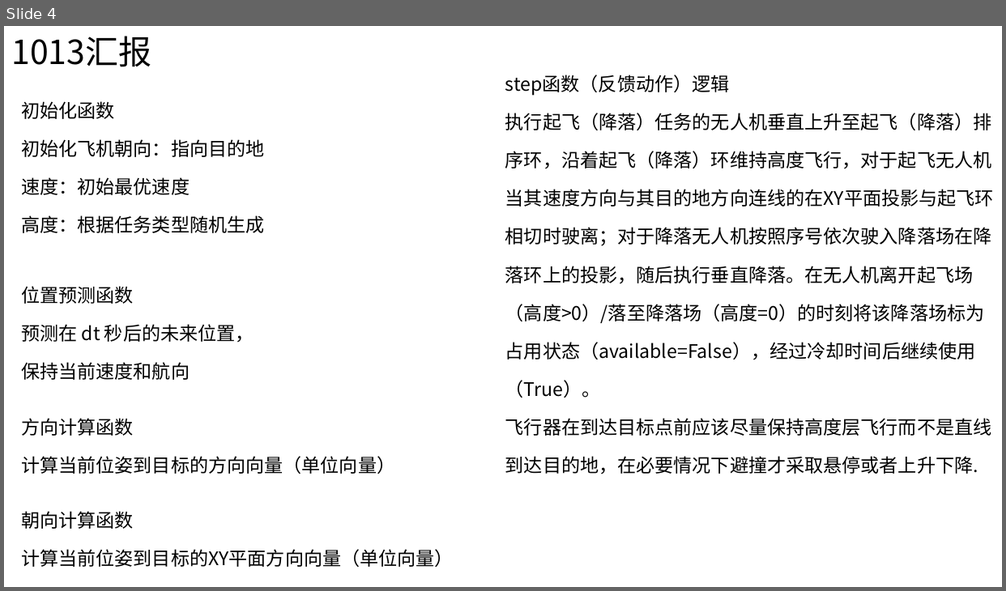
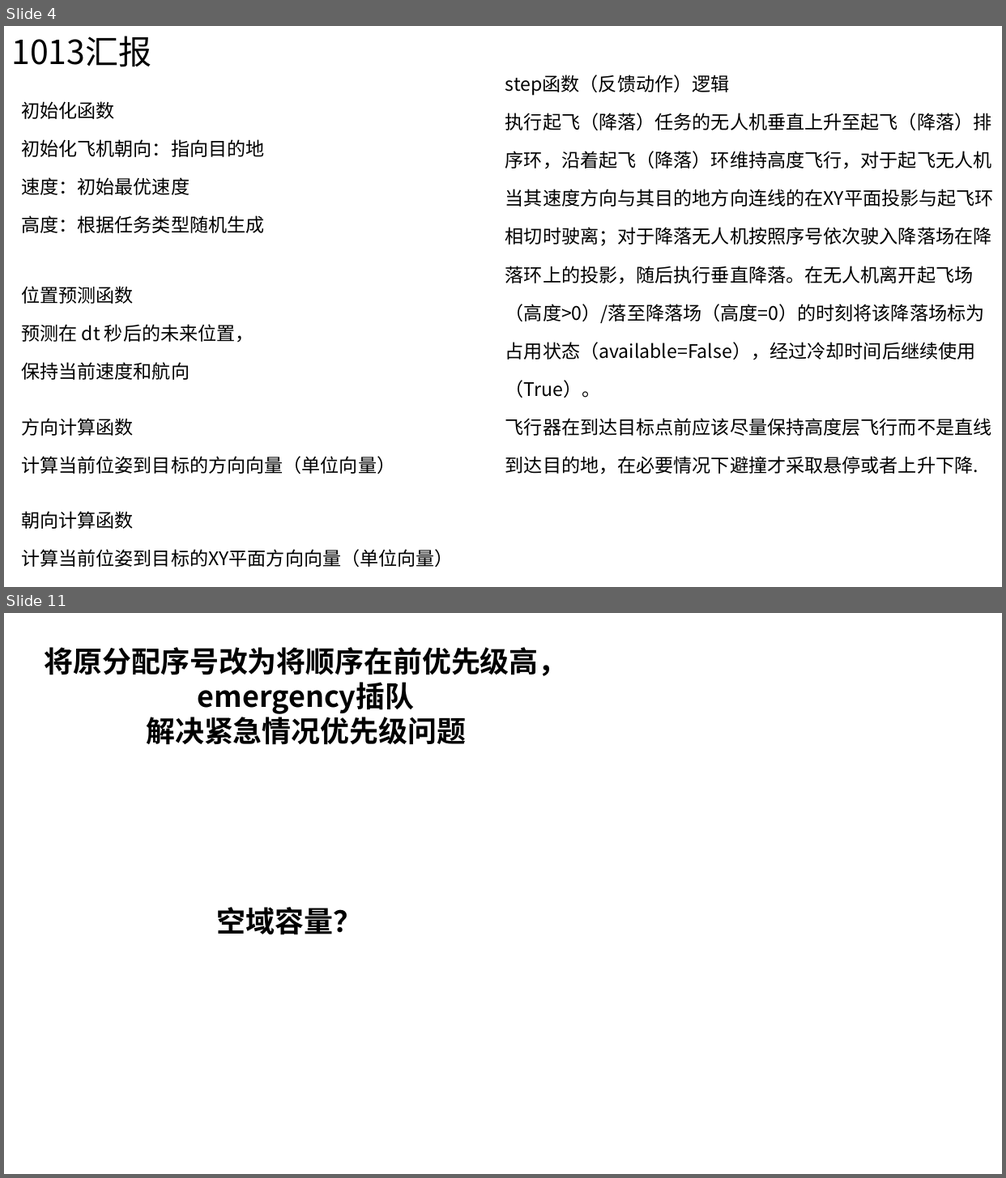
Before and after one commit to Wangjubo888/AAP_article, a slide deck: 汇报/组会汇报.pptx. Shown one above the other, each under a label of ours: slide 4 before the commit, slides 4 and 11 after it; the slides between them are not shown. The pictures are 1006x591 and 1006x1178 pixels, drawn with LibreOffice and Linux fonts; fonts in the diff are those of the drawing. Boxes give left, top, right and bottom in pixels: in the first picture for what was removed or moved away, otherwise in the second. Text is boxed around its words. In the diff, an @@ line names an element or a change of style, - is before the commit and + after.

```diff
--- a/汇报/组会汇报.pptx
+++ b/汇报/组会汇报.pptx
@@ slide 11 added at (x1=4, y1=613, x2=1002, y2=1174), background #FFFFFF @@
@@ text added at (x1=44, y1=647, x2=568, y2=745), 28 pt, text #000000, bold @@
+将原分配序号改为将顺序在前优先级高，emergency插队
+解决紧急情况优先级问题
@@ text added at (x1=217, y1=907, x2=362, y2=935), 28 pt, text #000000, bold @@
+空域容量？
```
Also in this commit, not shown: 2 slides changed, 5 other slides added, 17 other files.
